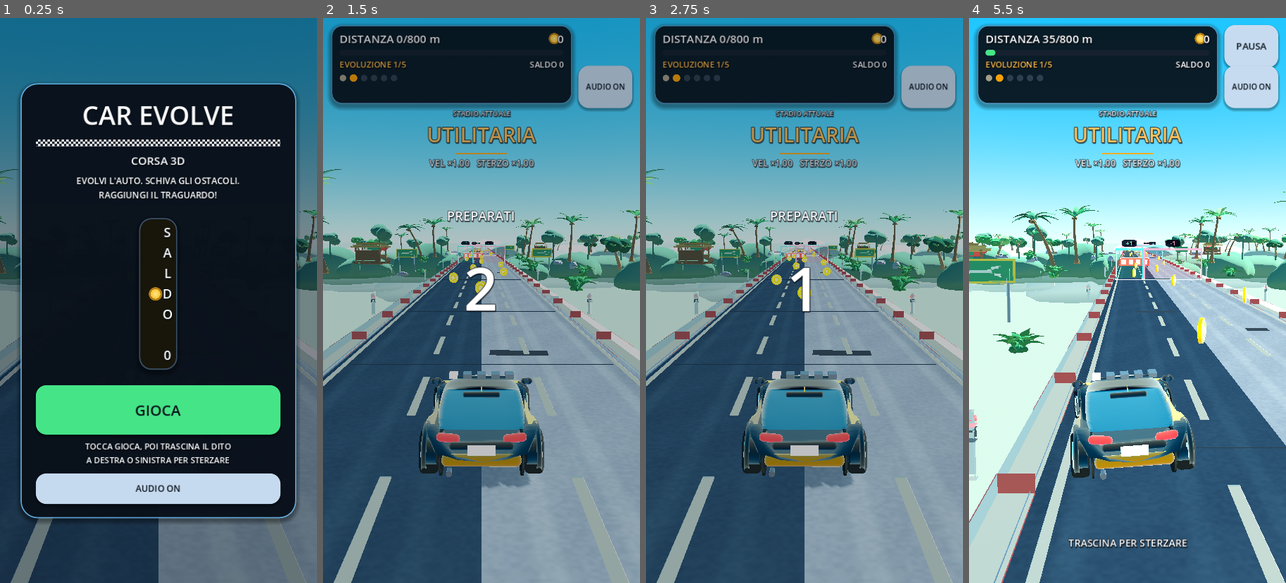
Above: before the commit, frames 1-4 (left to right).
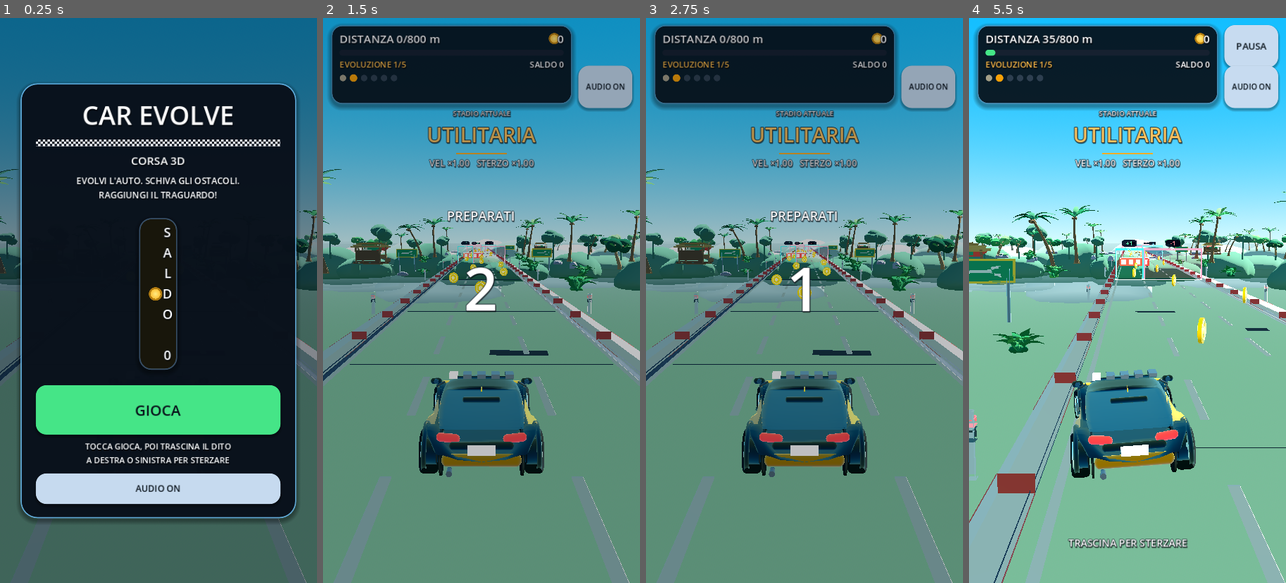
Above: after the commit, the same moments.

Repository: wraixxfn-create/GiocoMobile
Game: Godot game, scene res://scenes/Main.tscn
The game is run twice, just before and just after one commit, with the same random seed, the same clock (stepped at 60 frames per second) and the same inputs.
Inputs (mouse positions are in pixels of both pictures, inside the frame that each line leads up to):
- Up to frame 1 (0.25 s): no input
- Up to frame 2 (1.5 s): click "GIOCA" at 0.5 s; click "AUDIO ON" at 1.25 s
- Up to frame 3 (2.75 s): tap Enter at 2 s; move the mouse to (874, 272) at 2.02 s; hold Right (ui_right) from 2.03 s (still down); tap 1 at 2.1 s; click (874, 272) at 2.17 s
- Up to frame 4 (5.5 s): release Right (ui_right) at 2.75 s; drag from (1064, 328) to (1111, 413) at 2.77 s; move the mouse to (1159, 176) at 3.52 s; hold Right (ui_right) 3.53-4.25 s; tap 3 at 3.6 s; drag from (1111, 413) to (1032, 215) at 4.27 s; move the mouse to (1222, 385) at 5.02 s; hold Left (ui_left) from 5.03 s (still down); tap 5 at 5.1 s

The runs differ from the first frame. In frame 1, 16% of the frame differs, in the area x 0-100%, y 45-100%; in frame 2, 50%; in frame 3, 50%; in frame 4, 55%, in the area x 0-100%, y 30-100%.

Commit message:
art: strada a griglia (via le bande), palette più ricca, vetri e vernice auto, catture diagnostiche
Co-authored-by: arena-agent <297053741+arena-agent@users.noreply.github.com>

Diff:
--- a/scripts/player/CarModelBuilder.gd
+++ b/scripts/player/CarModelBuilder.gd
@@ -124,7 +124,7 @@
 			Vector2(0.93, 0.98), Vector2(1.00, 0.82),
 		],
 		"glass_span": Vector2(0.25, 0.87),
-		"roof_range": Vector2(0.30, 0.75),
+		"roof_range": Vector2(0.24, 0.80),
 		"glass_top": [
 			Vector2(0.00, 0.68), Vector2(0.16, 0.93), Vector2(0.30, 0.99),
 			Vector2(0.55, 1.00), Vector2(0.75, 0.98), Vector2(0.90, 0.85),
@@ -900,8 +900,10 @@
 		"trim_alt": MaterialFactory.stage_material(
 			profile.level, "trim_alt", profile.trim_alt_color, 0.40, 0.30
 		),
+		# Vetro scuro, non uno specchio azzurro: con riflesso pieno il lunotto
+		# posteriore diventava la superficie più grande e più chiara dell'auto.
 		"glass": MaterialFactory.stage_material(
-			profile.level, "glass", profile.glass_color, 0.06, 0.55
+			profile.level, "glass", profile.glass_color, 0.30, 0.22
 		),
 		"rim": MaterialFactory.stage_material(
 			profile.level, "rim", profile.rim_color, 0.20, 0.80
--- a/scripts/scenery/PropMeshes.gd
+++ b/scripts/scenery/PropMeshes.gd
@@ -608,7 +608,6 @@
 		var v := normal.cross(u).normalized()
 		u = v.cross(normal).normalized()
 		var center := Vector3(normal.x * half.x, normal.y * half.y, normal.z * half.z)
-		var eu := absf(u.dot(half)) + absf(v.dot(half)) * 0.0
 		var extent_u := absf(u.x) * half.x + absf(u.y) * half.y + absf(u.z) * half.z
 		var extent_v := absf(v.x) * half.x + absf(v.y) * half.y + absf(v.z) * half.z
 		var base := verts.size()
--- a/scripts/scenery/SceneryGroundField.gd
+++ b/scripts/scenery/SceneryGroundField.gd
@@ -20,8 +20,8 @@
 const FAR_Z: float = -1240.0
 const GRASS_INSTANCES: int = 6200
 const FLOWER_INSTANCES: int = 420
-const SAND_INNER: float = 4.36
-const SAND_OUTER: float = 5.4
+const SAND_INNER: float = 3.72
+const SAND_OUTER: float = 4.85
 const GRASS_START: float = 7.0
 
 static var _tuft_mesh: Mesh = null
@@ -78,7 +78,10 @@
 	var height_factor := smoothstep(1.0, 9.0, height_at(x, z))
 	grass = grass.lerp(SceneryPalette.GRASS_DRY, height_factor * 0.30)
 	var sand_color := SceneryPalette.SAND.lerp(SceneryPalette.SAND_DARK, patch_a * 0.35)
-	return sand_color.lerp(grass, 1.0 - sand)
+	# Bordo sabbia mai pulito: l'erba lo invade a chiazze.
+	var speck := sin(x * 2.7 + z * 1.9) * 0.5 + 0.5
+	sand_color = sand_color.lerp(SceneryPalette.GRASS_DRY, speck * 0.16)
+	return sand_color.lerp(grass, 1.0 - sand * 0.72)
 
 
 # ----------------------------------------------------------------- Griglia ---
@@ -180,9 +183,6 @@
 	multimesh.transform_format = MultiMesh.TRANSFORM_3D
 	multimesh.use_colors = true
 	multimesh.mesh = _tuft()
-	# Ombra statica "dipinta": ogni ciuffo ha una macchia scura leggera ai
-	# piedi. Dà contrasto al prato senza una sola ombra dinamica in più.
-	multimesh.use_custom_data = true
 	multimesh.instance_count = GRASS_INSTANCES
 	var rng := RandomNumberGenerator.new()
 	rng.seed = 31415
@@ -204,9 +204,6 @@
 			SceneryPalette.grass(rng.randi_range(0, 2)).lerp(
 				SceneryPalette.GRASS_DRY, rng.randf_range(0.0, 0.22)
 			),
-		)
-		multimesh.set_instance_custom_data(
-			index, Color(rng.randf(), 0.0, 0.0, 0.0)
 		)
 	var holder := MultiMeshInstance3D.new()
 	holder.name = "Grass"
--- a/scripts/scenery/SceneryPalette.gd
+++ b/scripts/scenery/SceneryPalette.gd
@@ -20,11 +20,11 @@
 # ------------------------------------------------------------------ Cielo ---
 
 const SKY_TOP := Color(0.13, 0.53, 0.82)
-const SKY_HORIZON := Color(0.77, 0.92, 0.91)
-const SKY_GROUND := Color(0.72, 0.87, 0.80)
+const SKY_HORIZON := Color(0.70, 0.87, 0.90)
+const SKY_GROUND := Color(0.40, 0.58, 0.48)
 const SUN_COLOR := Color(1.0, 0.95, 0.84)
 const AMBIENT_COLOR := Color(0.78, 0.90, 1.0)
-const FOG_COLOR := Color(0.72, 0.87, 0.85)
+const FOG_COLOR := Color(0.66, 0.82, 0.84)
 
 # ----------------------------------------------------------------- Strada ---
 
@@ -41,13 +41,13 @@
 # ---------------------------------------------------------------- Terreno ---
 
 ## Fascia sabbiosa subito fuori dal cordolo.
-const SAND := Color(0.80, 0.70, 0.50)
-const SAND_DARK := Color(0.69, 0.59, 0.41)
+const SAND := Color(0.66, 0.55, 0.37)
+const SAND_DARK := Color(0.52, 0.43, 0.28)
 ## Prato: tre toni che si alternano a chiazze morbide.
-const GRASS_DEEP := Color(0.15, 0.38, 0.23)
-const GRASS_BASE := Color(0.23, 0.48, 0.27)
-const GRASS_LIGHT := Color(0.33, 0.57, 0.30)
-const GRASS_DRY := Color(0.52, 0.62, 0.35)
+const GRASS_DEEP := Color(0.12, 0.31, 0.18)
+const GRASS_BASE := Color(0.18, 0.40, 0.22)
+const GRASS_LIGHT := Color(0.28, 0.51, 0.25)
+const GRASS_DRY := Color(0.43, 0.49, 0.26)
 
 # ------------------------------------------------------------- Vegetazione ---
 
--- a/scripts/scenery/TrackRoadBuilder.gd
+++ b/scripts/scenery/TrackRoadBuilder.gd
@@ -55,44 +55,97 @@
 	var half_length := GameConfig.SEGMENT_LENGTH * 0.5
 	var chamfer := 0.06
 	var thickness := 0.26
-	# Profilo trasversale: (x, y, u).
-	var profile: Array[Vector3] = [
-		Vector3(-half_width, 0.0, 0.0),
-		Vector3(-half_width - chamfer, -0.035, -0.012),
-		Vector3(-half_width - chamfer, -thickness, -0.012),
-		Vector3(half_width + chamfer, -thickness, 1.012),
-		Vector3(half_width + chamfer, -0.035, 1.012),
-		Vector3(half_width, 0.0, 1.0),
-	]
-	var verts := PackedVector3Array()
-	var normals := PackedVector3Array()
-	var uvs := PackedVector2Array()
-	var indices := PackedInt32Array()
-	var z_values: Array[float] = [-half_length, half_length]
-	for z in z_values:
-		for point in profile:
-			verts.append(Vector3(point.x, point.y, z))
-			uvs.append(Vector2(point.z, (z + half_length) / ROAD_UV_LENGTH))
-			if point.y > -0.001:
-				normals.append(Vector3.UP)
-			elif point.x < 0.0:
-				normals.append(Vector3.LEFT if point.y < -0.1 else Vector3(-0.5, 0.86, 0.0).normalized())
-			else:
-				normals.append(Vector3.RIGHT if point.y < -0.1 else Vector3(0.5, 0.86, 0.0).normalized())
-	var count := profile.size()
-	for i in count - 1:
-		var a := i
-		var b := i + 1
-		var c := count + i + 1
-		var d := count + i
-		indices.append_array([a, b, c, a, c, d])
-	# Faccia superiore: chiude il profilo tra l'ultimo punto e il primo.
-	# Senza questa chiusura la carreggiata sarebbe un guscio aperto e si
-	# vedrebbe il cielo attraverso l'asfalto.
-	var last := count - 1
-	indices.append_array([last, 0, count, last, count, count + last])
-	_road_mesh = _mesh(verts, normals, uvs, indices)
+	# Array non tipizzati (riferimenti condivisi): così `_push_quad` può
+	# accumulare. I Packed*Array vengono convertiti solo alla fine.
+	var verts: Array[Vector3] = []
+	var normals: Array[Vector3] = []
+	var uvs: Array[Vector2] = []
+	var indices: Array[int] = []
+
+	# Piano di guida a griglia: la texture dell'asfalto non viene più stirata
+	# su due soli triangoli da 40 m (era la causa delle bande chiare/scure).
+	var across := 9
+	var along := 8
+	for row in along + 1:
+		var z := half_length - GameConfig.SEGMENT_LENGTH * float(row) / float(along)
+		for col in across + 1:
+			var x := -half_width + GameConfig.TRACK_WIDTH * float(col) / float(across)
+			verts.append(Vector3(x, 0.0, z))
+			normals.append(Vector3.UP)
+			uvs.append(Vector2((x + half_width) / GameConfig.TRACK_WIDTH, z / ROAD_UV_LENGTH))
+	for row in along:
+		for col in across:
+			var a := row * (across + 1) + col
+			var b := a + 1
+			var c := a + across + 1
+			var d := c + 1
+			indices.append_array([a, b, c, b, d, c])
+
+	# Bordi: smusso superiore e spessore laterale visibile.
+	for row in along:
+		var z0 := half_length - GameConfig.SEGMENT_LENGTH * float(row) / float(along)
+		var z1 := z0 - GameConfig.SEGMENT_LENGTH / float(along)
+		for side: float in [-1.0, 1.0]:
+			var normal_side := Vector3(side, 0.0, 0.0)
+			var normal_chamfer := Vector3(side * 0.5, 0.86, 0.0).normalized()
+			var top_in := Vector3(side * half_width, 0.0, z0)
+			var top_in_far := Vector3(side * half_width, 0.0, z1)
+			var top_out := Vector3(side * (half_width + chamfer), -0.035, z0)
+			var top_out_far := Vector3(side * (half_width + chamfer), -0.035, z1)
+			var bottom := Vector3(side * (half_width + chamfer), -thickness, z0)
+			var bottom_far := Vector3(side * (half_width + chamfer), -thickness, z1)
+			_push_quad(
+				verts, normals, uvs, indices,
+				top_in, top_in_far, top_out_far, top_out,
+				Vector2(0.0, z0 / ROAD_UV_LENGTH), Vector2(0.0, z1 / ROAD_UV_LENGTH),
+				Vector2(0.02, z1 / ROAD_UV_LENGTH), Vector2(0.02, z0 / ROAD_UV_LENGTH),
+				normal_chamfer,
+			)
+			_push_quad(
+				verts, normals, uvs, indices,
+				top_out, top_out_far, bottom_far, bottom,
+				Vector2(0.0, z0 / ROAD_UV_LENGTH), Vector2(0.0, z1 / ROAD_UV_LENGTH),
+				Vector2(0.1, z1 / ROAD_UV_LENGTH), Vector2(0.1, z0 / ROAD_UV_LENGTH),
+				normal_side,
+			)
+
+	_road_mesh = _mesh(
+		PackedVector3Array(verts),
+		PackedVector3Array(normals),
+		PackedVector2Array(uvs),
+		PackedInt32Array(indices),
+	)
 	return _road_mesh
+
+
+## Aggiunge un quad scegliendo da sé il verso giusto: la faccia guarda
+## `face_normal`. Evita di dover ragionare sull'ordine dei vertici a mano.
+static func _push_quad(
+	verts: Array,
+	normals: Array,
+	uvs: Array,
+	indices: Array,
+	p0: Vector3,
+	p1: Vector3,
+	p2: Vector3,
+	p3: Vector3,
+	uv0: Vector2,
+	uv1: Vector2,
+	uv2: Vector2,
+	uv3: Vector2,
+	face_normal: Vector3,
+) -> void:
+	var points: Array[Vector3] = [p0, p1, p2, p3]
+	var coords: Array[Vector2] = [uv0, uv1, uv2, uv3]
+	if (p1 - p0).cross(p2 - p0).dot(face_normal) < 0.0:
+		points = [p0, p3, p2, p1]
+		coords = [uv0, uv3, uv2, uv1]
+	var base := verts.size()
+	for index in 4:
+		verts.append(points[index])
+		normals.append(face_normal)
+		uvs.append(coords[index])
+	indices.append_array([base, base + 1, base + 2, base, base + 2, base + 3])
 
 
 ## Cordoli + strisce, in una sola mesh colorata per vertice.
--- a/scripts/scenery/TropicalTheme.gd
+++ b/scripts/scenery/TropicalTheme.gd
@@ -16,8 +16,8 @@
 ## Direzione del sole: da sinistra, alto, leggermente dietro la camera.
 ## Le ombre cadono in avanti a destra, leggibili sulla carreggiata.
 const SUN_ROTATION_DEG := Vector3(-46.0, 26.0, 0.0)
-const SUN_ENERGY: float = 1.10
-const AMBIENT_ENERGY: float = 0.24
+const SUN_ENERGY: float = 1.14
+const AMBIENT_ENERGY: float = 0.30
 const SHADOW_DISTANCE: float = 62.0
 const SHADOW_OPACITY: float = 0.80
 const SHADOW_BLUR: float = 1.5
@@ -50,18 +50,18 @@
 	environment.sky = build_sky()
 	environment.ambient_light_source = Environment.AMBIENT_SOURCE_SKY
 	environment.ambient_light_color = SceneryPalette.AMBIENT_COLOR
-	environment.ambient_light_sky_contribution = 0.38
+	environment.ambient_light_sky_contribution = 0.18
 	environment.ambient_light_energy = AMBIENT_ENERGY
 	environment.reflected_light_source = Environment.REFLECTION_SOURCE_SKY
 
 	# Nessun effetto pesante: solo tonemapping e correzioni colore.
 	environment.tonemap_mode = Environment.TONE_MAPPER_FILMIC
-	environment.tonemap_exposure = 1.0
-	environment.tonemap_white = 1.0
+	environment.tonemap_exposure = 0.97
+	environment.tonemap_white = 1.18
 	environment.adjustment_enabled = true
 	environment.adjustment_brightness = 1.01
-	environment.adjustment_contrast = 1.08
-	environment.adjustment_saturation = 1.16
+	environment.adjustment_contrast = 1.10
+	environment.adjustment_saturation = 1.20
 	environment.glow_enabled = false
 	environment.ssao_enabled = false
 	environment.ssil_enabled = false
--- a/tools/CaptureLevel.gd
+++ b/tools/CaptureLevel.gd
@@ -29,6 +29,14 @@
 	{"name": "07_hud_race", "z": -96.0, "x": 0.4, "mode": "game", "hud": true, "running": true},
 ]
 
+## Inquadrature diagnostiche (solo con GIOCO_DEBUG=1): mostrano l'albedo
+## puro e il fondo sostituito da un colore pieno, per distinguere un difetto
+## di luce da un buco nella geometria.
+var _debug_shots: Array[Dictionary] = [
+	{"name": "_tmp/dx_albedo", "z": -96.0, "x": 0.4, "mode": "game", "debug_draw": Viewport.DEBUG_DRAW_UNSHADED},
+	{"name": "_tmp/dx_flat_bg", "z": -96.0, "x": 0.4, "mode": "game", "flat_background": true},
+]
+
 
 func _ready() -> void:
 	# Watchdog: la cattura non deve mai blocare la CI.
@@ -37,6 +45,7 @@
 		get_tree().quit(3)
 	)
 	DirAccess.make_dir_recursive_absolute(ProjectSettings.globalize_path(OUTPUT_DIR))
+	DirAccess.make_dir_recursive_absolute(ProjectSettings.globalize_path(OUTPUT_DIR + "/_tmp"))
 	_main = MAIN_SCENE.instantiate()
 	add_child(_main)
 	print("CAPTURE ready")
@@ -49,6 +58,10 @@
 	for shot in _shots:
 		print("CAPTURE shot ", shot["name"])
 		await _capture(shot, hud)
+	if OS.get_environment("GIOCO_DEBUG") == "1":
+		for shot in _debug_shots:
+			print("CAPTURE debug ", shot["name"])
+			await _capture(shot, hud)
 	print("CAPTURE COMPLETE")
 	get_tree().quit(0)
 
@@ -102,6 +115,13 @@
 				Vector3(_car.position.x, float(shot.get("look_height", 0.0)), _car.position.z - look),
 				Vector3.UP,
 			)
+	if shot.has("debug_draw"):
+		get_viewport().debug_draw = int(shot["debug_draw"]) as Viewport.DebugDraw
+	if bool(shot.get("flat_background", false)):
+		var world_env := _main.get_node("WorldEnvironment") as WorldEnvironment
+		world_env.environment.background_mode = Environment.BG_COLOR
+		world_env.environment.background_color = Color(1.0, 0.0, 1.0)
+		world_env.environment.ambient_light_source = Environment.AMBIENT_SOURCE_COLOR
 	for i in 2:
 		await get_tree().process_frame
 	await RenderingServer.frame_post_draw
@@ -109,5 +129,6 @@
 	var path := ProjectSettings.globalize_path("%s/%s.png" % [OUTPUT_DIR, shot["name"]])
 	var error := image.save_png(path)
 	print("SHOT %s err=%d %dx%d" % [path, error, image.get_width(), image.get_height()])
+	get_viewport().debug_draw = Viewport.DEBUG_DRAW_DISABLED
 	if mode != "game":
 		_main.set_process(true)
--- a/tools/InspectScene.gd
+++ b/tools/InspectScene.gd
@@ -79,6 +79,20 @@
 					var arrays := mi.mesh.surface_get_arrays(s)
 					tris += (arrays[Mesh.ARRAY_INDEX] as PackedInt32Array).size() / 3 if arrays[Mesh.ARRAY_INDEX] != null else 0
 		print("CAR_MESHES=%d empty=%d tris=%d" % [meshes, empty, tris])
+	print("--- CAR MATERIALS ---")
+	for node in car.find_children("*", "MeshInstance3D", true, false):
+		var mi := node as MeshInstance3D
+		if mi.mesh == null or mi.mesh.get_surface_count() == 0:
+			continue
+		var mat := mi.material_override as StandardMaterial3D
+		if mat == null:
+			continue
+		var aabb := mi.global_transform * mi.get_aabb()
+		if aabb.size.y < 0.002:
+			continue
+		print("  %s albedo=%s metallic=%.2f rough=%.2f y=%.2f..%.2f" % [
+			mi.name, mat.albedo_color, mat.metallic, mat.roughness,
+			aabb.position.y, aabb.position.y + aabb.size.y])
 	print("--- CAR TREE ---")
 	for node in car.find_children("*", "Node3D", true, false):
 		var n3 := node as Node3D
Binary file added: docs/screenshots/_tmp/road_seam.png
Binary file added: docs/screenshots/_tmp/verge.png
Not shown, changed: .github/workflows/visual-ci.yml
